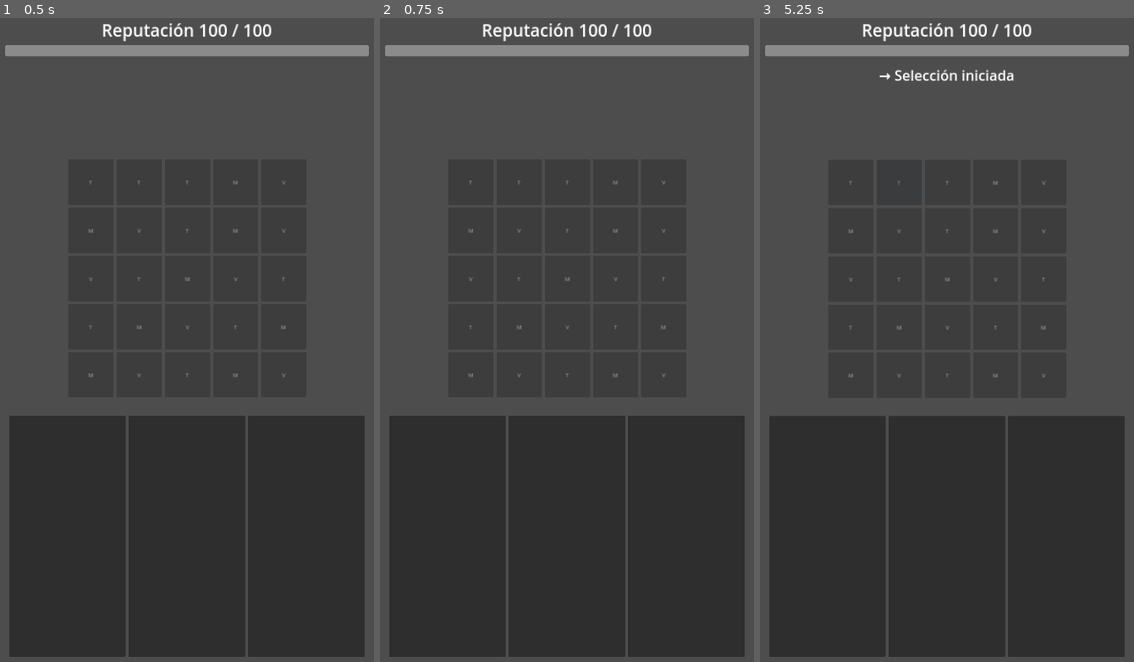
Above: before the commit, frames 1-3 (left to right).
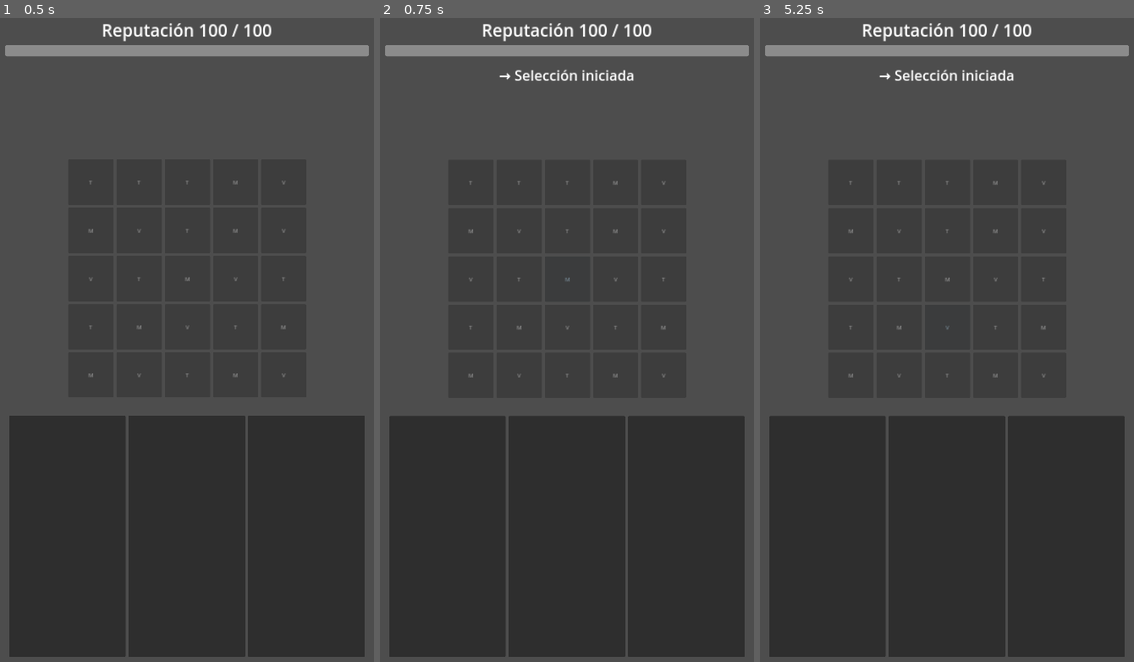
Above: after the commit, the same moments.

Repository: YorshG/LaUltimaTaqueria
Game: Godot game, scene res://scenes/Main.tscn
Two runs of this game, one before a commit and one after it. Both use one fixed random seed, a clock stepped at 60 frames per second and the inputs below.
Inputs (mouse positions are in pixels of both pictures, inside the frame that each line leads up to):
- Up to frame 1 (0.5 s): no input
- Up to frame 2 (0.75 s): tap Enter at 0.5 s; drag from (567, 275) to (604, 191) at 0.52 s
- Up to frame 3 (5.25 s): tap Space at 1.25, 2.75, 4.25 s; drag from (872, 372) to (928, 475) at 1.27 s; tap Enter at 2, 3.5 s; move the mouse to (984, 191) at 2.02 s; click (984, 191) at 2.17 s; drag from (928, 475) to (831, 236) at 2.77 s; move the mouse to (1062, 443) at 3.52 s; click (1062, 443) at 3.67 s; drag from (831, 236) to (890, 172) at 4.27 s; move the mouse to (965, 340) at 5.02 s; click (965, 340) at 5.17 s

Frame 1 is identical in both runs. In frame 2, 0.3% of the frame differs, in the area x 24-68%, y 8-56%; in frame 3, less than 0.1%.
Error in both runs: Trying to return an array of type "Array" where expected return type is "Array[Vector2i]". (res://scripts/board/board_view.gd:100)

Commit message:
fix(board): convert GUI input to cell canvas coordinates

Diff:
--- a/scripts/board/board_view.gd
+++ b/scripts/board/board_view.gd
@@ -194,8 +194,10 @@
 
 
 func _coord_at_position(position: Vector2) -> Vector2i:
-	for child in grid.get_children():
-		if child is Control and (child as Control).get_global_rect().has_point(position):
+	# _gui_input supplies BoardView-local coordinates; cell rects use canvas coordinates.
+	var canvas_position := get_global_transform() * position
+	for child in grid.get_children():
+		if child is Control and (child as Control).get_global_rect().has_point(canvas_position):
 			return child.get_meta("coord", Vector2i(-1, -1))
 	return Vector2i(-1, -1)
 
--- /dev/null
+++ b/tests/board_input_test.gd
@@ -0,0 +1,150 @@
+extends SceneTree
+
+const BOARD = preload("res://scenes/board/BoardView.tscn")
+const MAIN = preload("res://scenes/Main.tscn")
+
+var checks := 0
+var failures := 0
+
+
+func _init() -> void:
+	for viewport_size in [Vector2i(1080, 1620), Vector2i(1080, 1920), Vector2i(1080, 2400)]:
+		var viewport := SubViewport.new()
+		viewport.size = viewport_size
+		root.add_child(viewport)
+		var main = MAIN.instantiate()
+		viewport.add_child(main)
+		await process_frame
+		await process_frame
+		_expect(main.upgrade_selector.get_selection_count() == 0, "Main input fixture has no selected upgrades")
+		await _exercise(viewport, main.board_view)
+		if viewport_size.y == 1920:
+			viewport.size = Vector2i(1080, 1620)
+			await process_frame
+			await process_frame
+			await _exercise(viewport, main.board_view)
+		viewport.queue_free()
+		await process_frame
+
+	# Translation and nonuniform scale exercise the same local-input contract
+	# without relying on Main's particular container offsets.
+	var viewport := SubViewport.new()
+	viewport.size = Vector2i(1080, 1920)
+	root.add_child(viewport)
+	var host := Control.new()
+	host.position = Vector2(140, 200)
+	host.size = Vector2(450, 500)
+	host.scale = Vector2(1.25, 0.8)
+	viewport.add_child(host)
+	var board := BOARD.instantiate() as BoardView
+	host.add_child(board)
+	await process_frame
+	await process_frame
+	await _exercise(viewport, board)
+	viewport.queue_free()
+	await process_frame
+
+	if failures == 0:
+		print("Board input tests passed: %d checks; real viewport mouse/touch, translated/scaled layouts, borders and orthogonal chains." % checks)
+	else:
+		push_error("Board input tests failed: %d/%d" % [failures, checks])
+	quit(0 if failures == 0 else 1)
+
+
+func _exercise(viewport: SubViewport, board: BoardView) -> void:
+	var started: Array = []
+	var completed: Array = []
+	var on_started := func(points: Array[Vector2i]): started.append(points.duplicate())
+	board.chain_started.connect(on_started)
+	var on_completed := func(points: Array[Vector2i], ingredient: String):
+		completed.append({"points": points.duplicate(), "ingredient": ingredient})
+	board.chain_completed.connect(on_completed)
+	_expect(board.global_position != Vector2.ZERO, "fixture has a nonzero board origin")
+	for touch in [false, true]:
+		for index in range(25):
+			var expected := Vector2i(index % 5, index / 5)
+			var point := _center(board, expected)
+			started.clear()
+			_press(viewport, point, touch, true)
+			_expect(started == [[expected]], "%s at cell %s selects exactly that cell" % ["touch" if touch else "mouse", expected])
+			_press(viewport, point, touch, false)
+
+		# All borders/corners are tested just inside the original first-cell rect.
+		# Neighboring gaps stay outside; no forgiveness or overlap rule is added.
+		var rect := (board.grid.get_child(0) as Control).get_global_rect()
+		var center := rect.get_center()
+		var epsilon := 0.1
+		var inside := [Vector2(rect.position.x + epsilon, center.y), Vector2(rect.end.x - epsilon, center.y),
+			Vector2(center.x, rect.position.y + epsilon), Vector2(center.x, rect.end.y - epsilon),
+			rect.position + Vector2(epsilon, epsilon), rect.end - Vector2(epsilon, epsilon),
+			Vector2(rect.end.x - epsilon, rect.position.y + epsilon), Vector2(rect.position.x + epsilon, rect.end.y - epsilon)]
+		for point in inside:
+			started.clear()
+			_press(viewport, point, touch, true)
+			_expect(started == [[Vector2i.ZERO]], "inside original border/corner selects cell zero")
+			_press(viewport, point, touch, false)
+		var outside := [Vector2(rect.position.x - epsilon, center.y), Vector2(rect.end.x + epsilon, center.y),
+			Vector2(center.x, rect.position.y - epsilon), Vector2(center.x, rect.end.y + epsilon)]
+		for point in outside:
+			started.clear()
+			_press(viewport, point, touch, true)
+			_expect(started.is_empty(), "outside original border in gap selects no cell")
+			_press(viewport, point, touch, false)
+
+		board.reset_with_seed(20260920)
+		completed.clear()
+		var points: Array[Vector2i] = [Vector2i(0,0), Vector2i(1,0), Vector2i(2,0)]
+		_press(viewport, _center(board, points[0]), touch, true)
+		_drag(viewport, _center(board, Vector2i(1,1)), touch) # diagonal rejected
+		_drag(viewport, _center(board, points[1]), touch)
+		_drag(viewport, _center(board, points[0]), touch) # repetition rejected
+		_drag(viewport, _center(board, points[2]), touch)
+		_press(viewport, _center(board, points[2]), touch, false)
+		_expect(completed == [{"points": points, "ingredient": "tortilla"}], "real drag completes only the orthogonal unrepeated chain")
+		var reference := BoardState.new()
+		reference.reset(20260920, BoardView.PLACEHOLDER_LAYOUT)
+		reference.resolve_chain(points)
+		_expect(board.get_ingredient_snapshot() == reference.snapshot(), "real input preserves deterministic gravity/refill")
+	board.chain_started.disconnect(on_started)
+	board.chain_completed.disconnect(on_completed)
+
+
+func _center(board: BoardView, coord: Vector2i) -> Vector2:
+	return (board.grid.get_child(coord.y * 5 + coord.x) as Control).get_global_rect().get_center()
+
+
+func _press(viewport: SubViewport, point: Vector2, touch: bool, pressed: bool) -> void:
+	if touch:
+		var event := InputEventScreenTouch.new()
+		event.index = 0
+		event.position = point
+		event.pressed = pressed
+		viewport.push_input(event, true)
+	else:
+		var event := InputEventMouseButton.new()
+		event.position = point
+		event.global_position = point
+		event.button_index = MOUSE_BUTTON_LEFT
+		event.pressed = pressed
+		viewport.push_input(event, true)
+
+
+func _drag(viewport: SubViewport, point: Vector2, touch: bool) -> void:
+	if touch:
+		var event := InputEventScreenDrag.new()
+		event.index = 0
+		event.position = point
+		viewport.push_input(event, true)
+	else:
+		var event := InputEventMouseMotion.new()
+		event.position = point
+		event.global_position = point
+		event.button_mask = MOUSE_BUTTON_MASK_LEFT
+		viewport.push_input(event, true)
+
+
+func _expect(ok: bool, message: String) -> void:
+	checks += 1
+	if not ok:
+		failures += 1
+		push_error(message)
Not shown, added: tests/board_input_test.gd.uid
Not shown, added: docs/BOARD_INPUT_VALIDATION.md
Not shown, changed: tests/run_core_suite.sh
